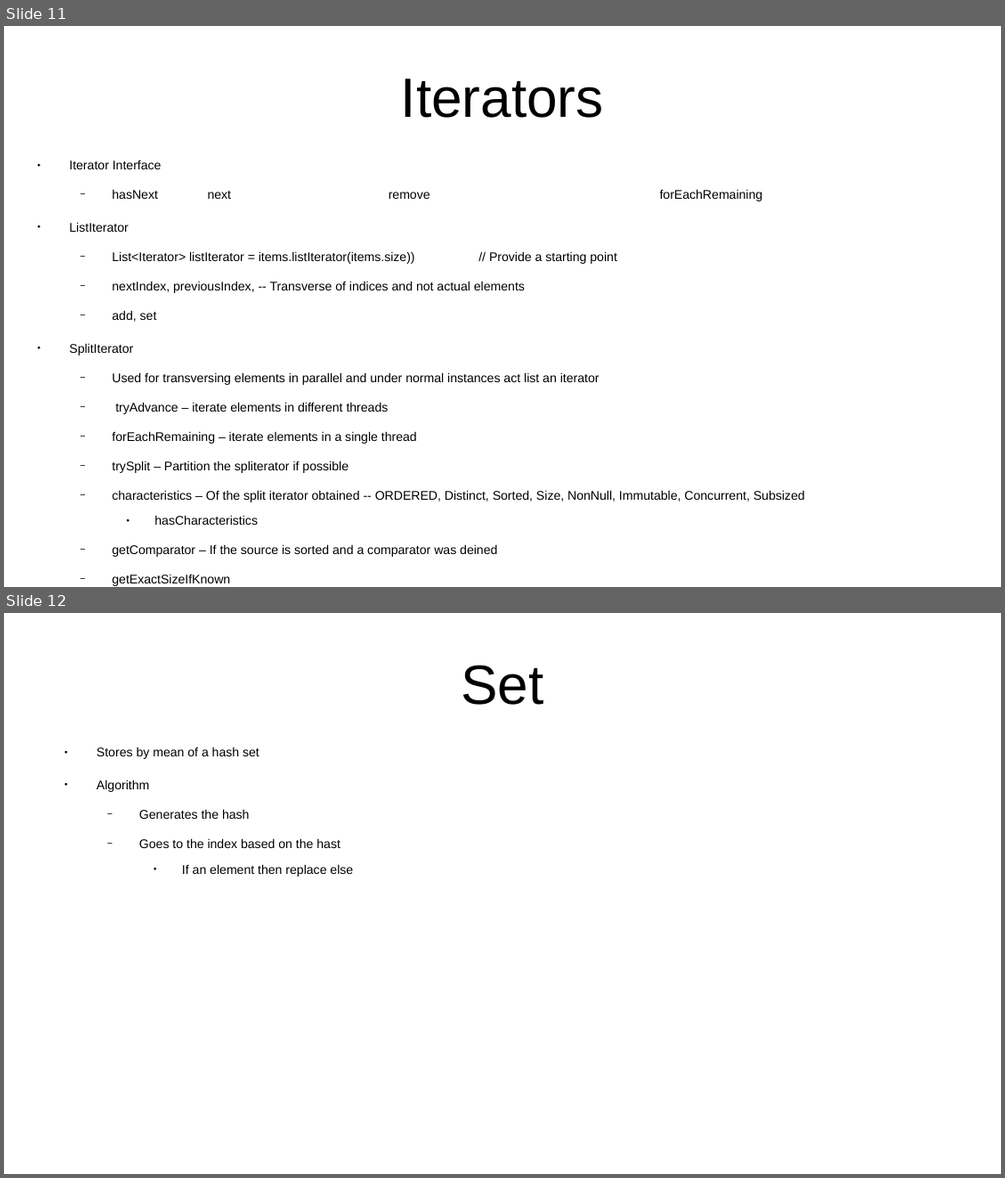
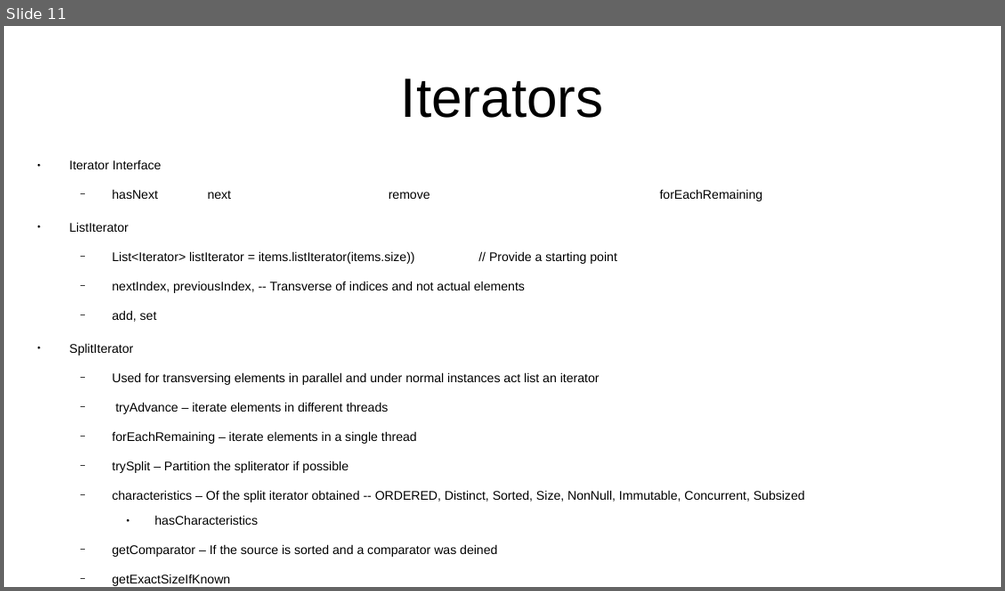
Before and after one commit to CharlesStockman/notesFromCourses, a slide deck: java/core/Java Collections.odp. Shown one above the other, each under a label of ours: slides 11 and 12 before the commit, slide 11 after it. The pictures are 1005x1178 and 1005x591 pixels, drawn with LibreOffice and Linux fonts; fonts in the diff are those of the drawing. Boxes give left, top, right and bottom in pixels: in the first picture for what was removed or moved away, otherwise in the second. Text is boxed around its words. In the diff, an @@ line names an element or a change of style, - is before the commit and + after.

```diff
--- a/java/core/Java Collections.odp
+++ b/java/core/Java Collections.odp
@@ slide 12 removed at bbox=[4, 613, 1001, 1174], background #FFFFFF @@
@@ title removed at bbox=[461, 665, 543, 705] @@
-Set
@@ text removed at bbox=[97, 747, 353, 876] @@
-● Stores by mean of a hash set
-● Algorithm
-  − Generates the hash
-  − Goes to the index based on the hast
-    ● If an element then replace else
```
Also in this commit, not shown: 1 slide changed, 2 slides added, 7 other files.
